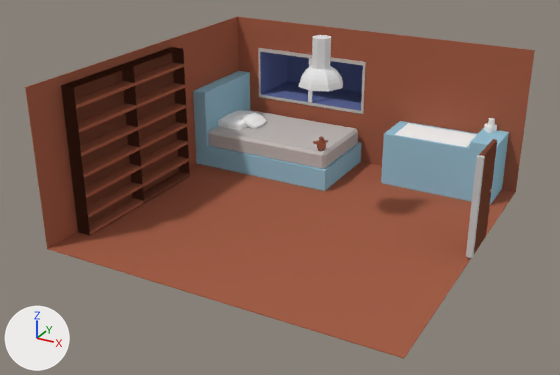
Two versions of the Blender file all_art/New/Blenderfiles/maps/Room.blend, one commit apart.
Both versions are drawn from a 50 mm lens placed at (14.8, -28.8, 15.8), pointed at (-0.9, -0.4, 1.6). Arrows for +X, +Y and +Z are at lower left; the lights stay in place.

In view in the first picture: 'Bed', 'BookShelf', 'BookShelf.001', 'Cube', 'Cylinder', 'Madrass', 'Pillow', 'Room', 'Table', 'window'.
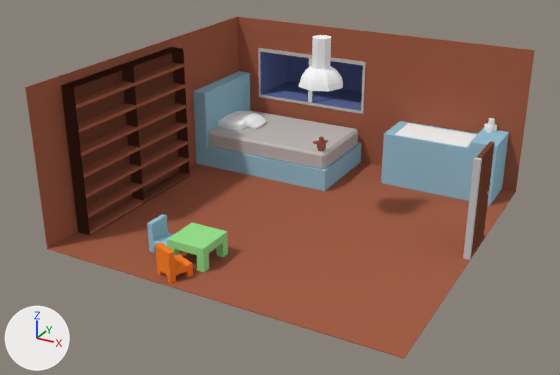
The edits, one by one:
Material 'babyorange.001' (mat_babyorange_001) is new.
Its base color is (1.0, 0.224, 0.0279) (orange #ff822f).
Material 'BabyGreen.001' (mat_babygreen_001) is new.
Its base color is (0.325, 0.8, 0.279) (green #9ae790).
Mesh me_cube_010 is new.
It has 60 vertices, 58 faces and spans x -1.0..0.054, y -1.0..0.001, z -1.275..0.059.
It uses material mat_babyorange_001 (orange #ff822f).
Mesh me_cube_008 is new.
It has 52 vertices, 50 faces and spans x -1.0..1.0, y -1.0..1.0, z -1.79..-0.59.
It uses material mat_babygreen_001 (green #9ae790).
Mesh me_cube_009 is new.
It has 60 vertices, 58 faces and spans x -1.0..0.054, y -1.0..0.001, z -1.275..0.059.
It uses material mat_babyblue_olor (cyan #9ac7da).
Object 'Bed' (ob_bed) moves from (-5.85, 6.29, 1.51) to (-5.85, 6.29, 1.5).
Object 'Cube' (ob_cube) moves from (8.88, 0.75, 1.21) to (8.78, 0.75, 1.09).
Object 'Chair.001' (ob_chair_001) is new; it shows me_cube_010.
Its location is (-2.25, -6.47, 1.37).
Its rotation in degrees is (0, 0, 67).
Object 'Table.001' (ob_table_001) is new; it shows me_cube_008.
Its location is (-1.93, -5.52, 1.68).
Its scale is (0.886, 0.886, 0.886).
Object 'Chair' (ob_chair) is new; it shows me_cube_009.
Its location is (-3.04, -5.07, 1.37).
Its rotation in degrees is (0, 0, -1.7).

What differs and where, as boxes [x1, y1, x2, y2] in the pictures (560 x 375 px):
'Bed', moved: [193, 71, 362, 191] in both
'Madrass', moved: [209, 110, 358, 169] in both
'Cube', moved: before [466, 139, 497, 258]; after [463, 141, 495, 260]
'Table.001', added (green): after [167, 222, 228, 272]
'Chair.001', added (orange): after [155, 242, 193, 284]
'Chair', added (cyan): after [147, 214, 174, 253]
'Pillow', moved: before [218, 110, 258, 130]; after [218, 111, 259, 130]
'Pillow.001', moved: before [243, 113, 267, 129]; after [242, 113, 266, 129]
